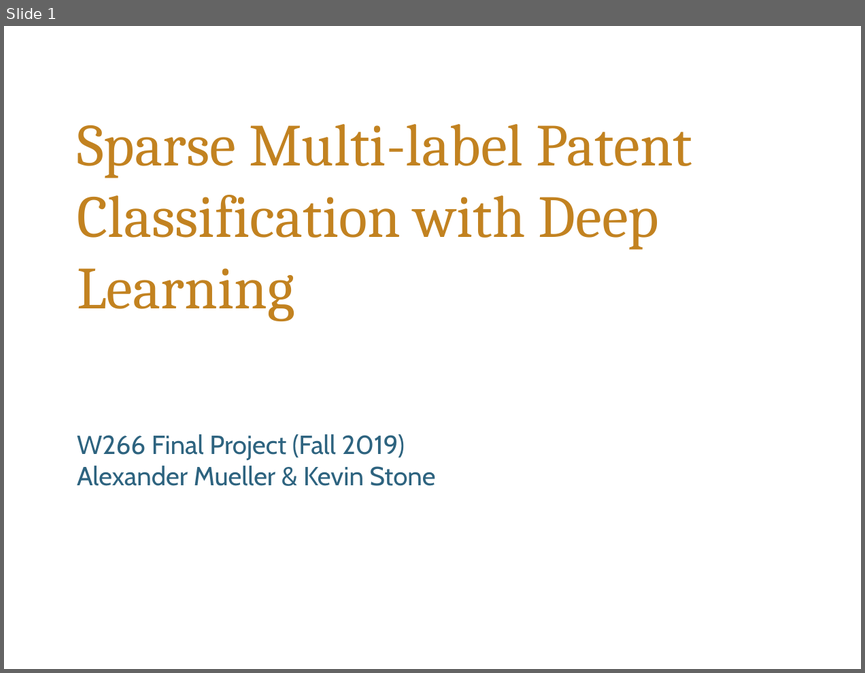
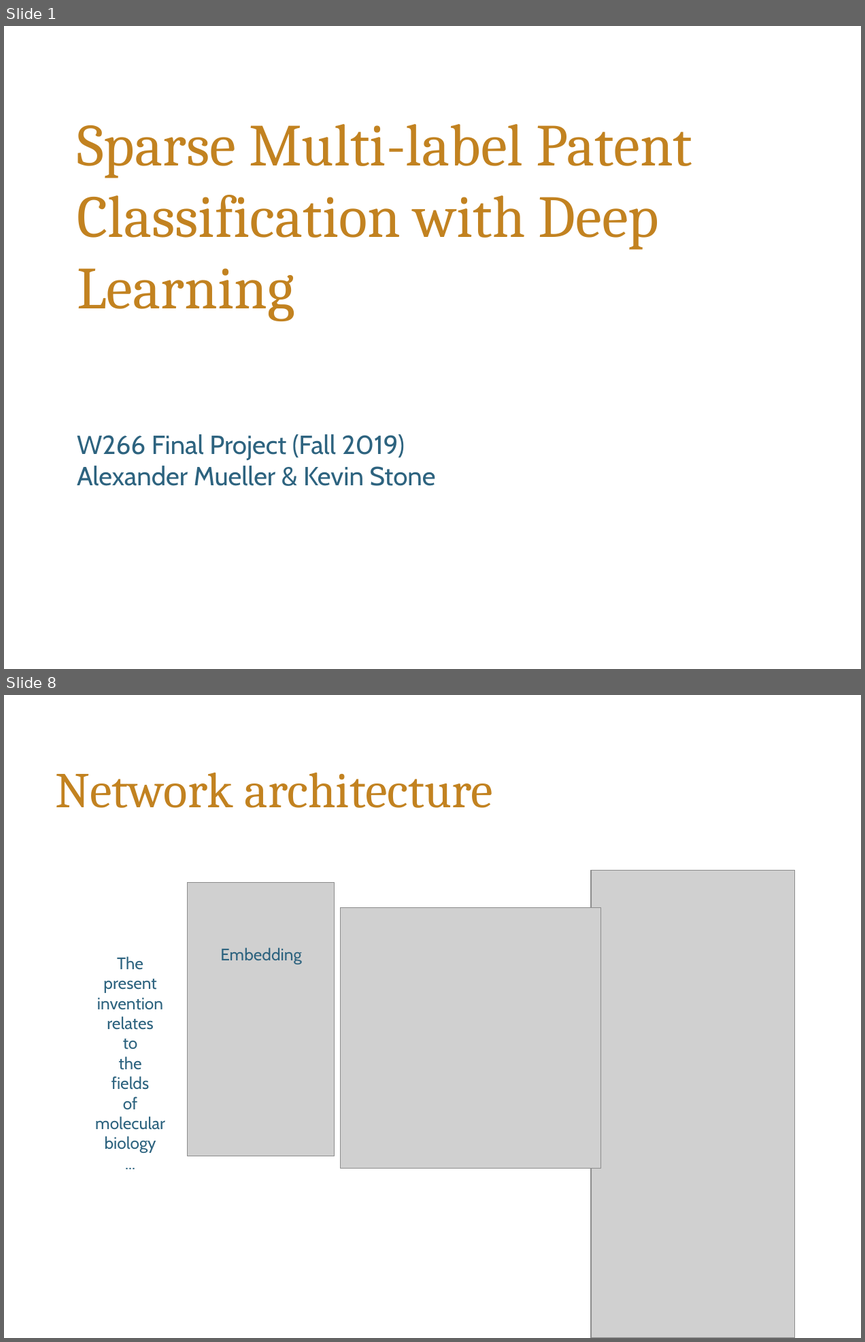
Before and after one commit to alekstoteles/NLP_final_project, a slide deck: W266_final_presentation_multilabel_patent_class_mueller_stone.pptx. Shown one above the other, each under a label of ours: slide 1 before the commit, slides 1 and 8 after it; the slides between them are not shown. The pictures are 865x673 and 865x1342 pixels, drawn with LibreOffice and Linux fonts; fonts in the diff are those of the drawing; grey boxes stand for pictures; background and template pictures are left out. Boxes give left, top, right and bottom in pixels: in the first picture for what was removed or moved away, otherwise in the second. Text is boxed around its words. In the diff, an @@ line names an element or a change of style, - is before the commit and + after.

```diff
--- a/W266_final_presentation_multilabel_patent_class_mueller_stone.pptx
+++ b/W266_final_presentation_multilabel_patent_class_mueller_stone.pptx
@@ slide 8 added at (4,695,861,1338), background #FFFFFF @@
@@ title added at (56,773,494,808), 42 pt, text #C28220 @@
+Network architecture
@@ picture added at (591,870,795,1338) @@
@@ picture added at (188,883,334,1156) @@
@@ picture added at (341,907,601,1168) @@
@@ text added at (95,956,165,1153), 14 pt, text #2D637F @@
+The
+present
+invention
+relates
+to
+the
+fields
+of
+molecular
+biology
+...
@@ text added at (220,947,301,964), 14 pt, text #2D637F @@
+Embedding
```
Also in this commit, not shown: 13 other slides added, 1 slide removed.
